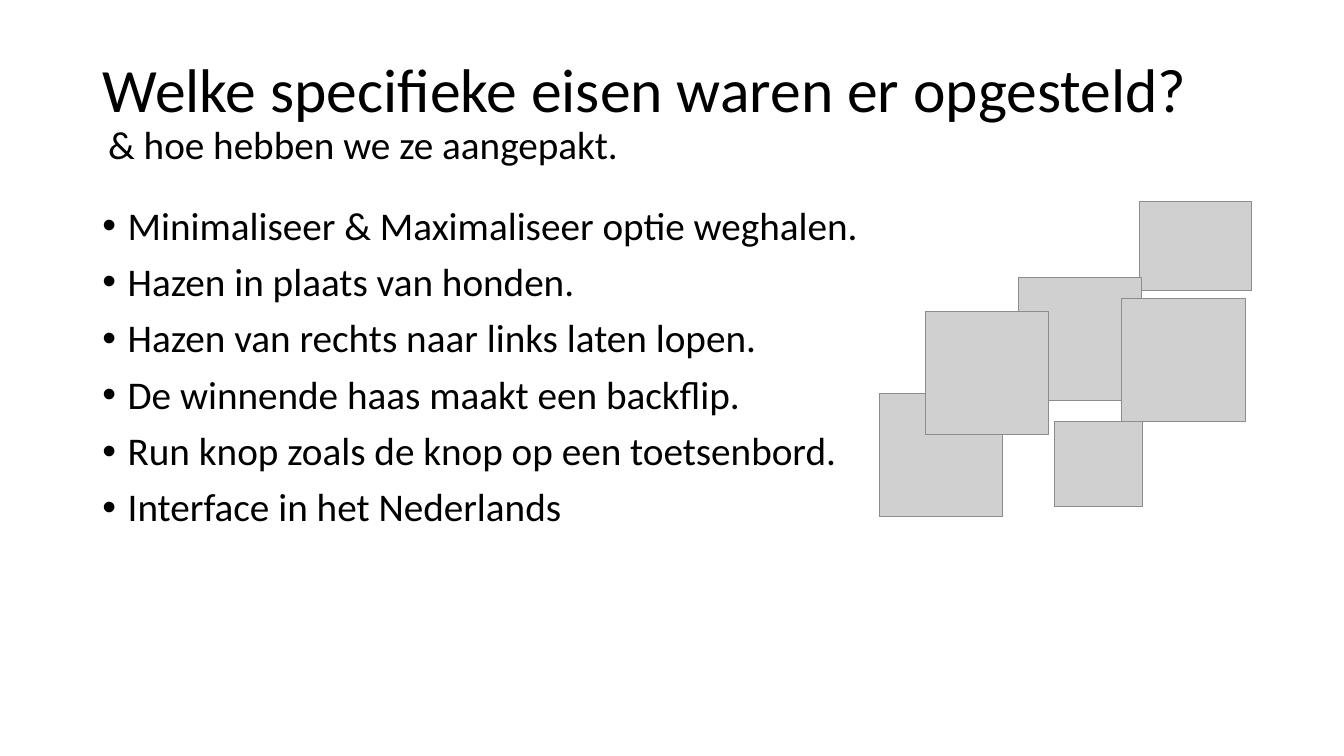
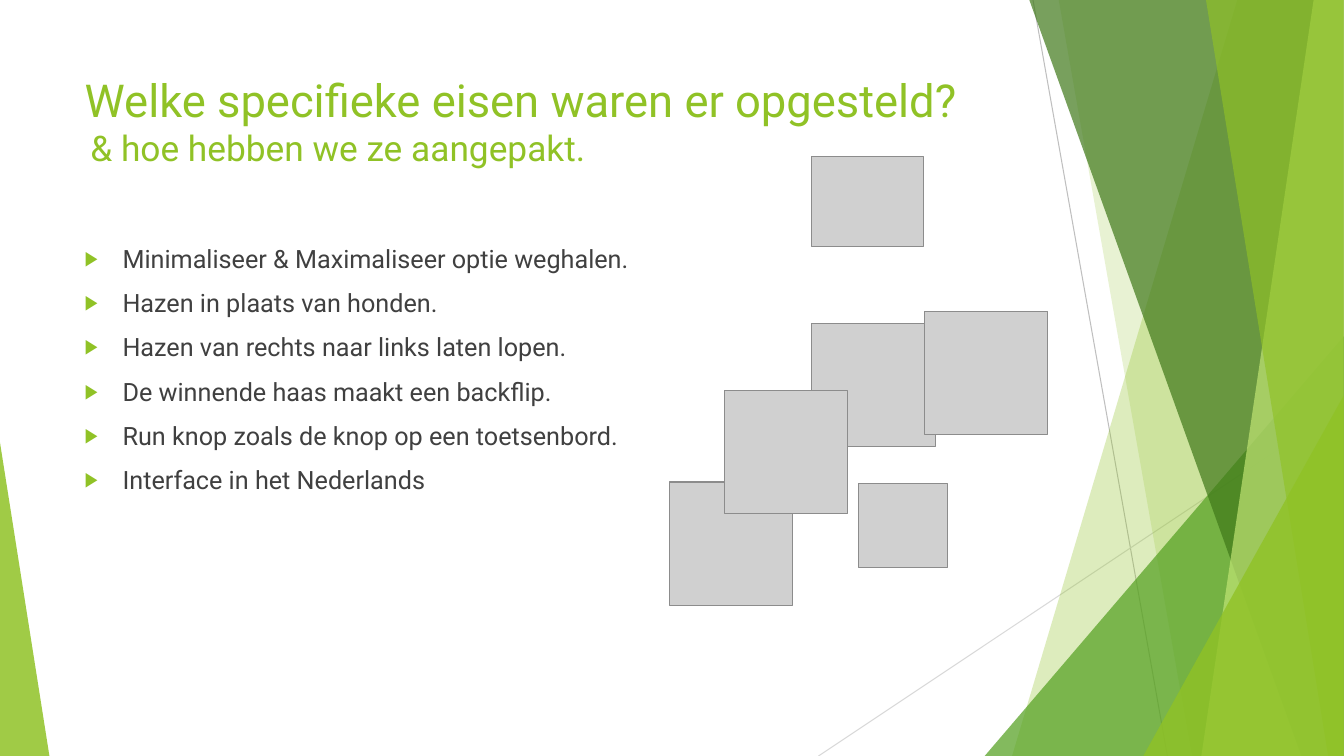
Before and after one commit to DeGokkers/De_Gokker, a slide deck: slide 5 of Project Files - Documentatie/Presentatie.pptx. Drawn at 1344x756 pixels with LibreOffice and Linux fonts; fonts in the diff are those of the drawing; grey boxes stand for pictures. Boxes give left, top, right and bottom in pixels: in the first picture for what was removed or moved away, otherwise in the second. Text is boxed around its words. In the diff, an @@ line names an element or a change of style, - is before the commit and + after.

```diff
--- a/Project Files - Documentatie/Presentatie.pptx
+++ b/Project Files - Documentatie/Presentatie.pptx
@@ title "Welke specifieke eisen waren er ...": place and size @@
-title "Welke specifieke eisen waren er ..." at (102, 69, 1186, 166)
+title "Welke specifieke eisen waren er ..." at (85, 82, 956, 169)
@@ title "Welke specifieke eisen waren er ..." at (85, 82, 956, 169): size 44 to 32.4 pt in "Welke specifieke eisen waren er opgesteld?"; size 28 to 25.2 pt in "& hoe hebben we ze aangepakt."; font Calibri to Roboto, text colour #000000 to #90C226; line spacing 0.9 to 1; vertical alignment middle to top @@
@@ picture: place and size @@
-picture at (1140, 202, 1252, 291)
+picture at (812, 156, 924, 246)
@@ text "Minimaliseer & Maximaliseer optie weghalen.": place and size @@
-text "Minimaliseer & Maximaliseer optie weghalen." at (128, 212, 858, 522)
+text "Minimaliseer & Maximaliseer optie weghalen." at (123, 249, 628, 490)
@@ text "Minimaliseer & Maximaliseer optie weghalen." at (123, 249, 628, 490): size 28 to 18 pt, font Calibri to Roboto, text colour #000000 to #404040; bullet • to ▶; line spacing 0.9 to 1 @@
@@ picture: place and size @@
-picture at (1018, 278, 1141, 401)
+picture at (812, 324, 935, 447)
@@ picture: place and size @@
-picture at (1122, 298, 1245, 421)
+picture at (925, 312, 1048, 435)
@@ picture: place and size @@
-picture at (926, 312, 1049, 435)
+picture at (725, 390, 848, 513)
@@ group added at (0, 0, 1344, 756): 5 freeform shapes, 3 triangles, 2 lines @@
@@ picture: place and size @@
-picture at (879, 394, 1002, 517)
+picture at (669, 482, 792, 605)
@@ picture: place and size @@
-picture at (1055, 422, 1143, 507)
+picture at (859, 483, 948, 568)
```
Also in this commit, not shown: 8 other slides changed.
